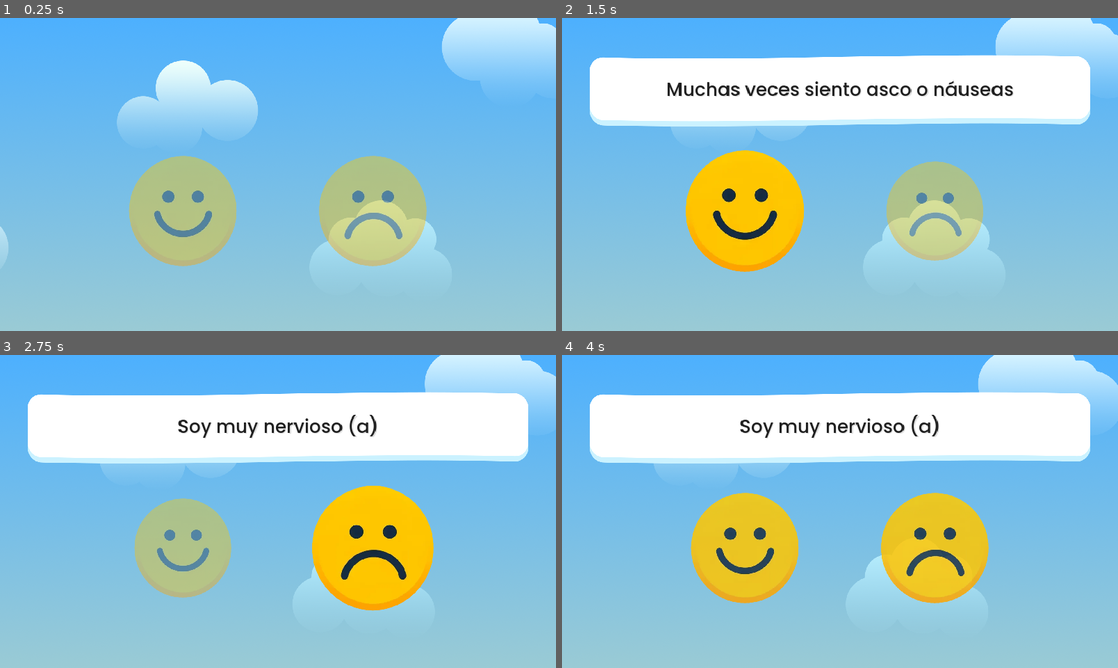
Above: before the commit, frames 1-4 (two rows, left to right).
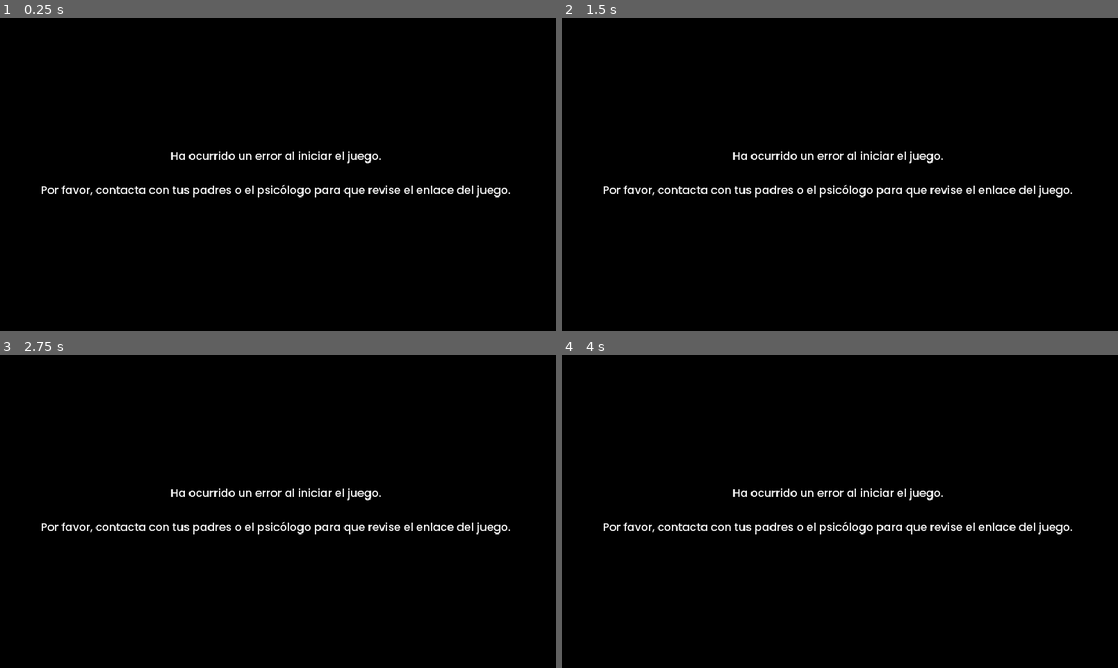
Above: after the commit, the same moments.

Repository: TIC-LPQS-2023B-2024A/hedan-game
Game: Godot game, scene res://src/game.tscn
Same seed, same stepped clock (60 frames per second), same inputs: the game is played once before the commit and once after it.
Inputs (mouse positions are in pixels of both pictures, inside the frame that each line leads up to):
- Up to frame 1 (0.25 s): no input
- Up to frame 2 (1.5 s): move the mouse to (962, 158) at 0.52 s; tap Enter at 1.25 s; move the mouse to (728, 190) at 1.27 s
- Up to frame 3 (2.75 s): click (372, 549) at 2.02 s
- Up to frame 4 (4 s): move the mouse to (895, 442) at 2.77 s; move the mouse to (812, 574) at 3.52 s

The runs differ from the first frame. In frame 1, 100% of the frame differs, in the area x 0-100%, y 0-100%; in frame 2, 100%; in frame 3, 100%; in frame 4, 100%.

Commit message:
feat: envía respuestas al back end
Co-Authored-By: Dennis Lincango <76795089+dennis-lincango@users.noreply.github.com>

Diff:
--- /dev/null
+++ b/src/errors/error_screen.tscn
@@ -0,0 +1,32 @@
+[gd_scene load_steps=2 format=3 uid="uid://d37mdfbw4wbi1"]
+
+[ext_resource type="FontFile" uid="uid://bxd7cgpuhmv3g" path="res://assets/fonts/Poppins-Medium.ttf" id="1_j2qat"]
+
+[node name="ErrorScreen" type="Control"]
+layout_mode = 3
+anchors_preset = 15
+anchor_right = 1.0
+anchor_bottom = 1.0
+grow_horizontal = 2
+grow_vertical = 2
+
+[node name="ColorRect" type="ColorRect" parent="."]
+layout_mode = 1
+anchors_preset = 15
+anchor_right = 1.0
+anchor_bottom = 1.0
+grow_horizontal = 2
+grow_vertical = 2
+color = Color(0, 0, 0, 1)
+
+[node name="Label" type="Label" parent="."]
+layout_mode = 0
+offset_right = 1906.0
+offset_bottom = 1074.0
+theme_override_fonts/font = ExtResource("1_j2qat")
+theme_override_font_sizes/font_size = 38
+text = "Ha ocurrido un error al iniciar el juego.
+
+Por favor, contacta con tus padres o el psicólogo para que revise el enlace del juego."
+horizontal_alignment = 1
+vertical_alignment = 1
--- a/src/game.gd
+++ b/src/game.gd
@@ -1,19 +1,45 @@
 extends Node
 
 @export var questionnaire_scene: PackedScene
+var error_scene: PackedScene = preload ("res://src/errors/error_screen.tscn")
+var _token: String = ""
+const game_api_url: String = "http://127.0.0.1:8001"
+
+@onready var _validate_token_request: HTTPRequest = $ValidateTokenRequest
+@onready var _send_answers_request: HTTPRequest = $SendAnswersRequest
 
 func _ready():
+	if OS.has_feature("web"):
+		_token = JavaScriptBridge.eval('''
+			let params = new URL(document.location).searchParams;
+			let token = params.get("token") ?? 'null';
+			token;
+		''')
+	if _token == 'null':
+		add_child(error_scene.instantiate())
+		return
+
+	var token_json = JSON.stringify({"token": _token})
+	_validate_token_request.request("%s/questionnaires/validate-token" % [game_api_url], ["Content-Type: application/json"], HTTPClient.METHOD_POST, token_json)
+
+func _on_questionnaire_questions_answered(answers: Array[Dictionary]):
+	var result = {
+		"token": _token,
+		"answers": answers
+	}
+	var result_json = JSON.stringify(result)
+	_send_answers_request.request("%s/questionnaires/answers" % [game_api_url], ["Content-Type: application/json"], HTTPClient.METHOD_PATCH, result_json)
+
+func _on_validate_token_request_request_completed(_result: int, response_code: int, _headers: PackedStringArray, _body: PackedByteArray):
+	if response_code != 200:
+		add_child(error_scene.instantiate())
+		return
+
 	if questionnaire_scene != null:
 		var questionnaire_scene_instance = questionnaire_scene.instantiate() as Questionnaire
 		questionnaire_scene_instance.questions_answered.connect(_on_questionnaire_questions_answered)
 		add_child(questionnaire_scene_instance)
 
-func _on_questionnaire_questions_answered():
-	print("All questions answered")
-	print_questionnaire_answers()
+func _on_send_answers_request_request_completed(_result: int, _response_code: int, _headers: PackedStringArray, _body: PackedByteArray):
+	#TODO: Mostrar pantalla final
 	get_tree().quit()
-
-func print_questionnaire_answers():
-	var questionnaire_instance = get_node("Questionnaire") as Questionnaire
-	if questionnaire_instance != null:
-		questionnaire_instance.save_answers_to_json()
--- a/src/game.tscn
+++ b/src/game.tscn
@@ -6,3 +6,10 @@
 [node name="Game" type="Node"]
 script = ExtResource("1_nuib6")
 questionnaire_scene = ExtResource("2_lfswa")
+
+[node name="ValidateTokenRequest" type="HTTPRequest" parent="."]
+
+[node name="SendAnswersRequest" type="HTTPRequest" parent="."]
+
+[connection signal="request_completed" from="ValidateTokenRequest" to="." method="_on_validate_token_request_request_completed"]
+[connection signal="request_completed" from="SendAnswersRequest" to="." method="_on_send_answers_request_request_completed"]
--- a/src/questionnaire/questionnaire.gd
+++ b/src/questionnaire/questionnaire.gd
@@ -7,11 +7,10 @@
 
 var _questions: Array[String] = []
 var _current_question = 0
-var _token = "dewddewdwedwdwde"
 var _answers: Array[Dictionary] = []
 var _start_time: int = 0
 
-signal questions_answered
+signal questions_answered(answers: Array[Dictionary])
 
 func _ready():
 	_questions = _parse_csv_to_questions("res://assets/resources/cmasr-2_preguntas.txt")
@@ -45,20 +44,13 @@
 
 	_current_question += 1
 	if _current_question >= _questions.size():
-		questions_answered.emit()
+		questions_answered.emit(_answers)
 		return
 	_question_container.set_question(_questions[_current_question])
 
 func _on_option_pressed(answer: bool):
 	_change_to_next_question(answer)
 
-func save_answers_to_json():
-	var result = {
-		"token": _token,
-		"answers": _answers
-	}
-	var json_string = JSON.stringify(result)
-	print(json_string)
 
 func play_intro_tween():
 	_answer_options_container.modulate = Color(1, 1, 1, 0)
--- a/src/questionnaire/questionnaire.tscn
+++ b/src/questionnaire/questionnaire.tscn
@@ -51,8 +51,8 @@
 anchor_right = 0.5
 anchor_bottom = 0.5
 offset_left = -528.0
-offset_top = -73.0
+offset_top = -35.0
 offset_right = 528.0
-offset_bottom = 327.0
+offset_bottom = 365.0
 grow_horizontal = 2
 grow_vertical = 2
Not shown, changed: export_presets.cfg
Not shown, changed: .gitignore
Not shown, added: export/serve.py
